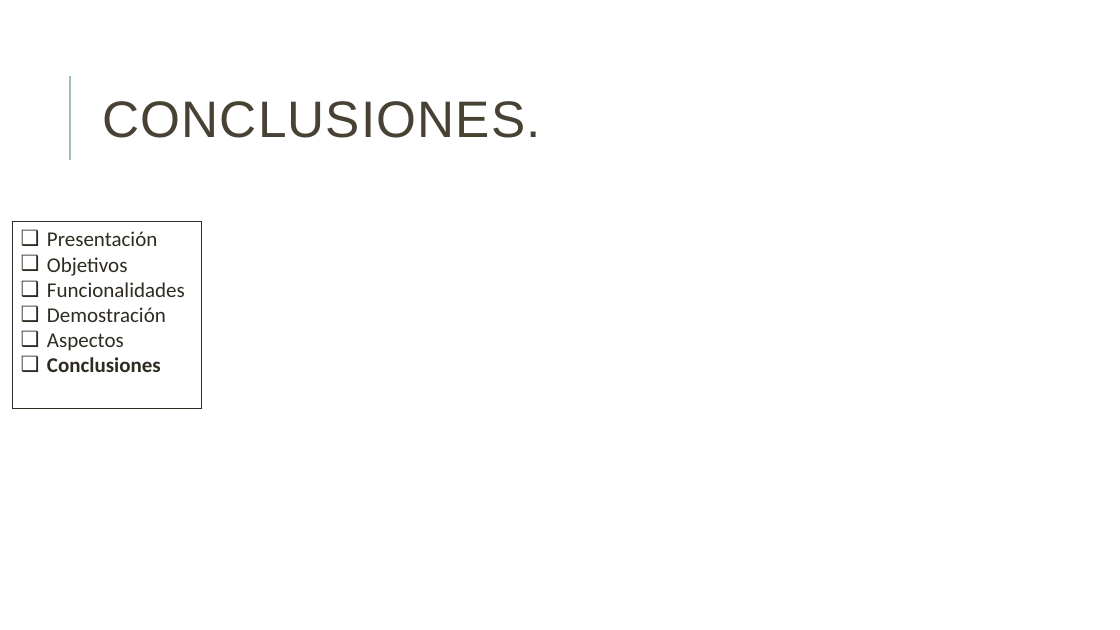
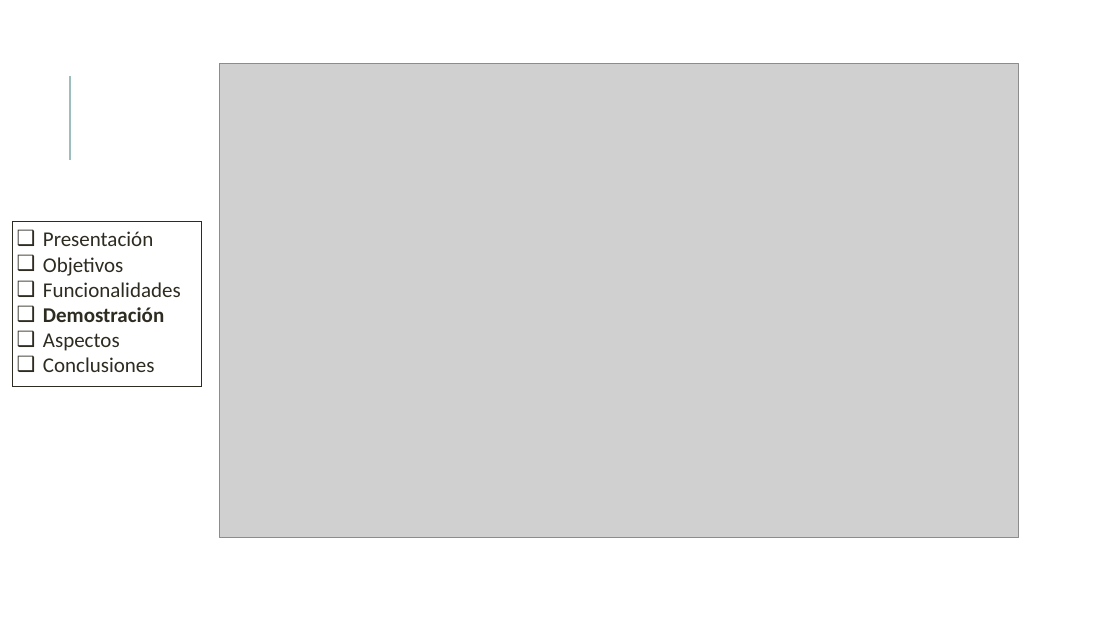
Before and after one commit to danielallhoff/M17-G4-AirDSS, a slide deck: slide 14 of AIRDSS.pptx (slide 18 before the commit). Drawn at 1120x630 pixels with LibreOffice and Linux fonts; fonts in the diff are those of the drawing; grey boxes stand for pictures. Boxes give left, top, right and bottom in pixels: in the first picture for what was removed or moved away, otherwise in the second. Text is boxed around its words. In the diff, an @@ line names an element or a change of style, - is before the commit and + after.

```diff
--- a/AIRDSS.pptx
+++ b/AIRDSS.pptx
@@ picture added at (220,63,1019,538) @@
@@ title removed at (102,101,540,138) @@
-CONCLUSIONES.
@@ rectangle "Presentación": place and size @@
-rectangle "Presentación" at (13,222,202,408)
+rectangle "Presentación" at (13,222,202,386)
@@ text in rectangle at (43,307,164,372): bold on in "Demostración"; bold off in "Conclusiones" @@
```
Also in this commit, not shown: 17 other slides changed, 3 slides added.
